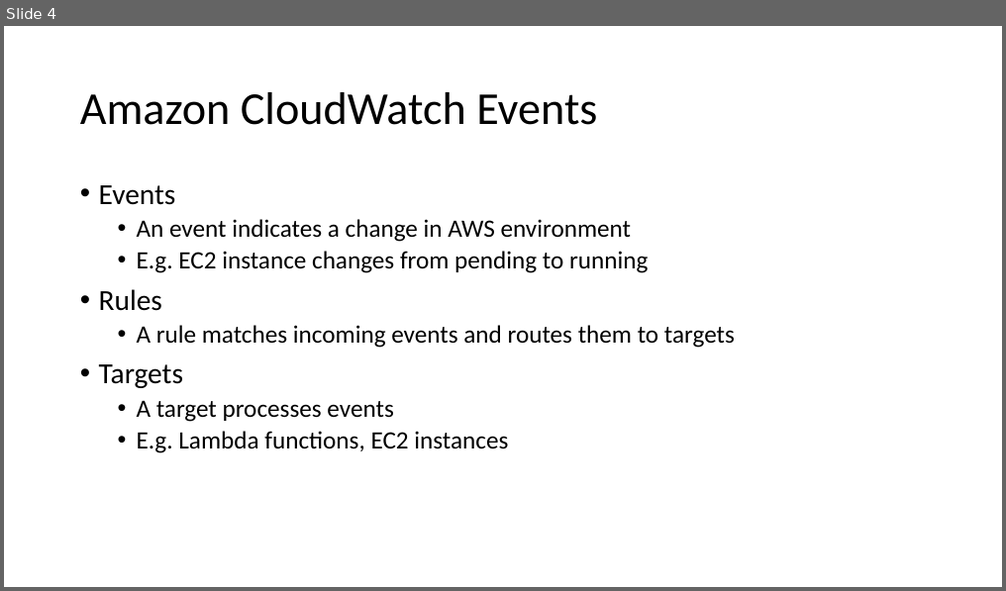
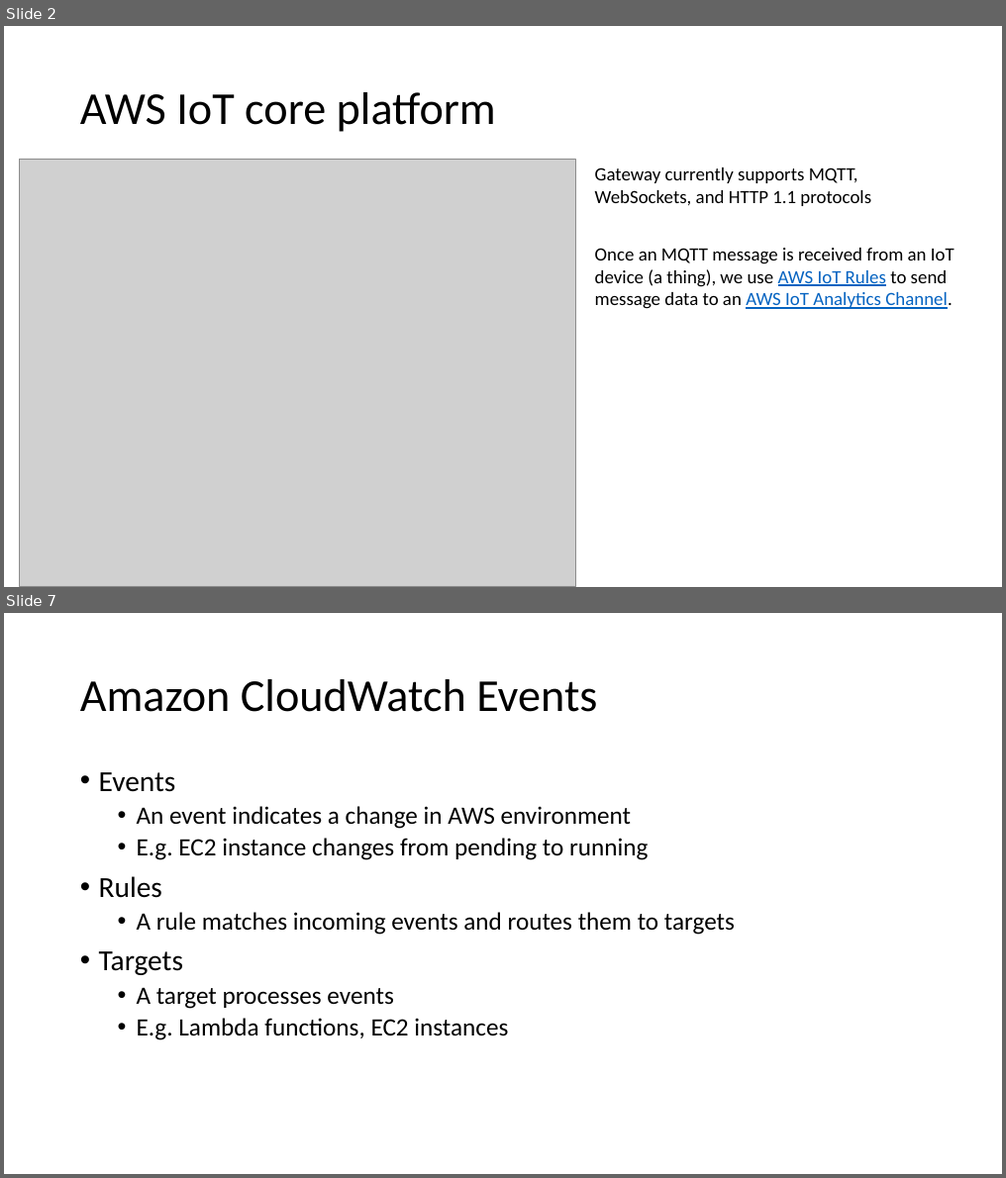
Before and after one commit to xuan0802/iot_slide, a slide deck: IoT analytics.pptx. Shown one above the other, each under a label of ours: slide 4 before the commit, slides 2 and 7 after it; the slides between them are not shown. The pictures are 1006x591 and 1006x1178 pixels, drawn with LibreOffice and Linux fonts; fonts in the diff are those of the drawing; grey boxes stand for pictures. Boxes give left, top, right and bottom in pixels: in the first picture for what was removed or moved away, otherwise in the second. Text is boxed around its words. In the diff, an @@ line names an element or a change of style, - is before the commit and + after.

Commit message:
update iot core slides

```diff
--- a/IoT analytics.pptx
+++ b/IoT analytics.pptx
@@ slide 2 added at [4,26,1002,587], background #FFFFFF @@
@@ title added at [80,92,496,132], 44 pt, text #000000 @@
+AWS IoT core platform
@@ picture added at [19,159,575,586] @@
@@ text added at [595,168,871,206], 18 pt, text #000000 @@
+Gateway currently supports MQTT,
+WebSockets, and HTTP 1.1 protocols
@@ text added at [595,248,954,309], 18 pt, text #000000 @@
+Once an MQTT message is received from an IoT device (a thing), we use AWS IoT Rules to send message data to an AWS IoT Analytics Channel.
@@ what was slide 4 is now slide 7 @@
```
Also in this commit, not shown: 2 slides changed, 3 other slides added, 1 slide removed.
